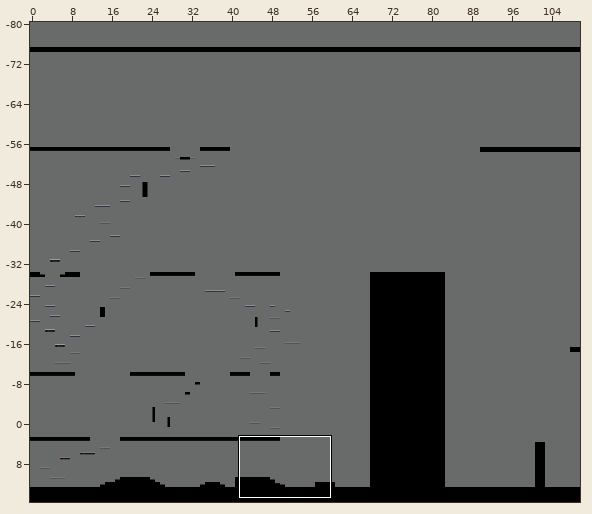
An edit to a level. Tiled map, Assets/Assets/Level 3/level3map.tmx. The picture above shows the old version from afar; the outline marks the close-up.
Close-up. Earlier state:
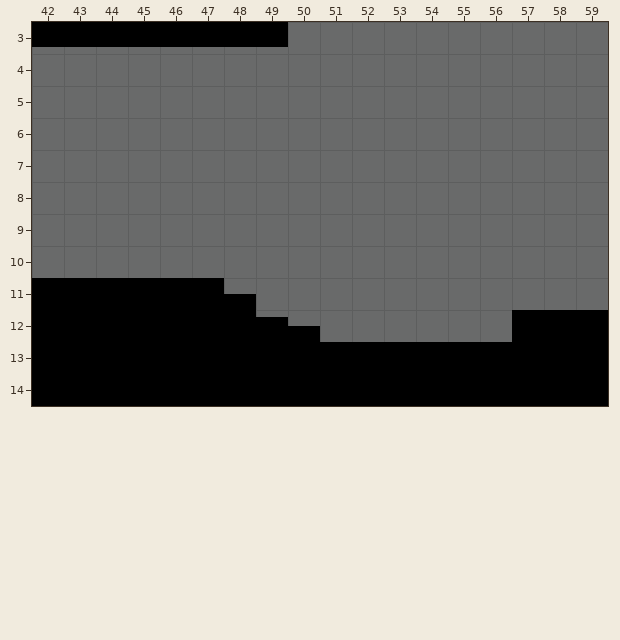
Cells are 32x32 px. Shown: x 42..59, y 3..14. The commit also changed other parts of the map, which this record leaves out.
After the commit:
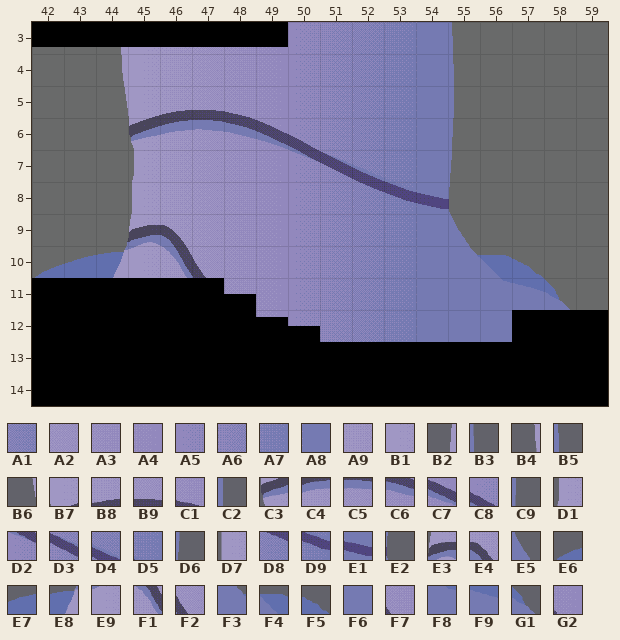
Key: from "bg_lvl3_tree_bot_01": A1 12, A2 47, A3 48, A4 49, A5 50, A6 51, A7 53, A8 54, A9 226, B1 245, B2 1244, B3 1255, B4 1304, B5 1315, B6 1364, B7 1365, B8 1366, B9 1367, C1 1368, C2 1375, C3 1425, C4 1426, C5 1427, C6 1428, C7 1429, C8 1430, C9 1435, D1 1485, D2 1490, D3 1491, D4 1492, D5 1493, D6 1495, D7 1545, D8 1552, D9 1553, E1 1554, E2 1555, E3 1605, E4 1606, E5 1615, E6 1662, E7 1663, E8 1664, E9 1665, F1 1666, F2 1667, F3 1675, F4 1676, F5 1677, F6 1715, F7 1728, F8 1736, F9 1737, G1 1738, G2 1789.
__ is an empty cell.
Tiles of an added or newly shown layer are drawn over the layers below it.
Difference:
Layer "Arboles" (added):
y 3: x 44..55 __ __ __ __ __ __ __ __ __ __ __ __ -> B2 B1 A9 A2 A3 A4 A5 A6 A1 A7 A8 B3
y 4: x 44..55 __ __ __ __ __ __ __ __ __ __ __ __ -> B4 B1 A9 A2 A3 A4 A5 A6 A1 A7 A8 B5
y 5: x 44..55 __ __ __ __ __ __ __ __ __ __ __ __ -> B6 B7 B8 B9 C1 A4 A5 A6 A1 A7 A8 C2
y 6: x 45..55 __ __ __ __ __ __ __ __ __ __ __ -> C3 C4 C5 C6 C7 C8 A6 A1 A7 A8 C9
y 7: x 45..55 __ __ __ __ __ __ __ __ __ __ __ -> D1 A9 A2 A3 A4 D2 D3 D4 D5 A8 D6
y 8: x 45..55 __ __ __ __ __ __ __ __ __ __ __ -> D7 A9 A2 A3 A4 A5 A6 D8 D9 E1 E2
y 9: x 45..55 __ __ __ __ __ __ __ __ __ __ __ -> E3 E4 A2 A3 A4 A5 A6 A1 A7 A8 E5
y 10: x 42..57 __ __ __ __ __ __ __ __ __ __ __ __ __ __ __ __ -> E6 E7 E8 E9 F1 F2 A3 A4 A5 A6 A1 A7 A8 F3 F4 F5
y 11: x 48..58 __ __ __ __ __ __ __ __ __ __ __ -> F7 A4 A5 A6 A1 A7 A8 F6 F8 F9 G1
y 12: x 49..56 __ __ __ __ __ __ __ __ -> G2 A5 A6 A1 A7 A8 F6 F6
Where, in picture pixels (left, top, right, bottom), the same in both close-ups:
added: (35, 22, 570, 342)
